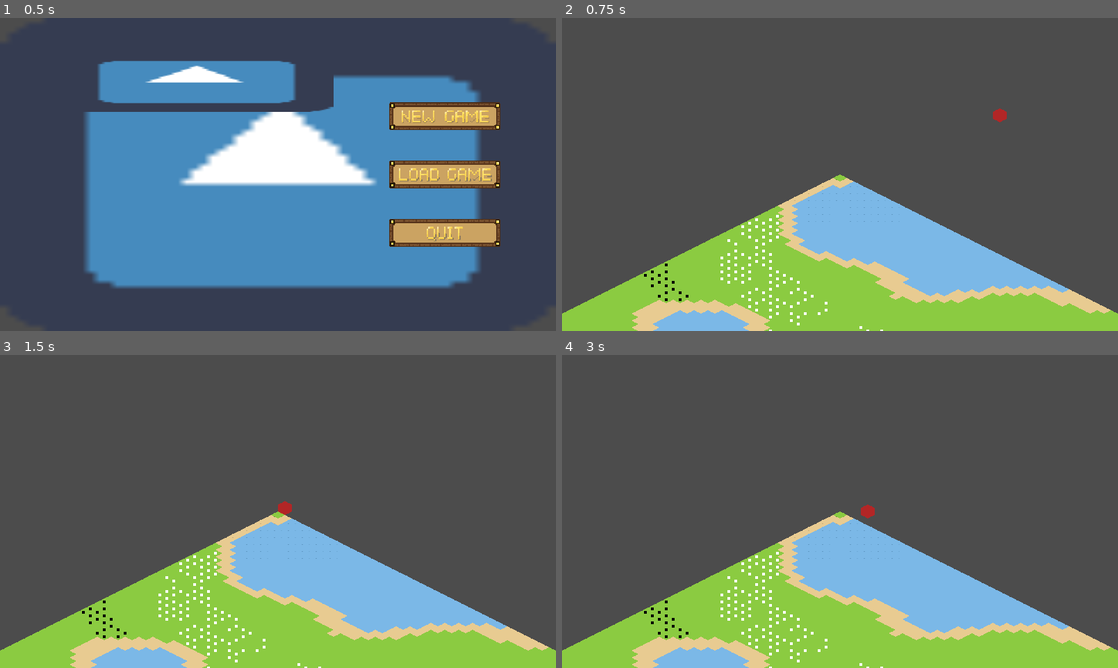
Above: before the commit, frames 1-4 (two rows, left to right).
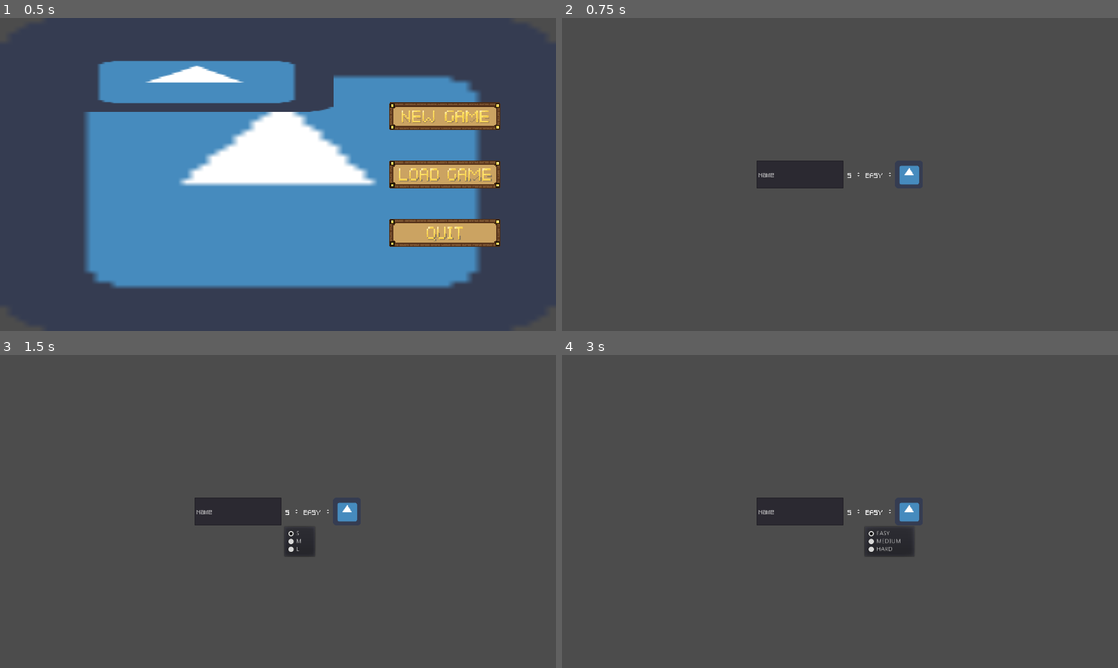
Above: after the commit, the same moments.

Repository: FilMer17/MightyTower
Game: Godot game, scene res://ui/menu/TitleMenu.tscn
Two runs of this game, one before a commit and one after it. Both use one fixed random seed, a clock stepped at 60 frames per second and the inputs below. The engine's default icon, where the game draws it, is replaced by a stand-in: a white triangle on a blue panel in a dark square.
Inputs (mouse positions are in pixels of both pictures, inside the frame that each line leads up to):
- Up to frame 1 (0.5 s): no input
- Up to frame 2 (0.75 s): click (1006, 115) at 0.5 s
- Up to frame 3 (1.5 s): click (289, 511) at 1.25 s, where only the run after the commit has a clickable "S"
- Up to frame 4 (3 s): click (878, 511) at 2 s, where only the run after the commit has a clickable "EASY"; click (878, 511) at 2.75 s, where only the run after the commit has a clickable "EASY"

Frame 1 is identical in both runs. In frame 2, 29% of the frame differs, in the area x 0-100%, y 28-100%; in frame 3, 29%; in frame 4, 30%, in the area x 0-100%, y 45-100%.

Commit message:
Scene NewGameMenu template with little functionality

Diff:
--- a/game/global/Scene.gd
+++ b/game/global/Scene.gd
@@ -2,6 +2,7 @@
 
 var scenes := {
 	"TitleScreen" : "res://ui/menu/TitleMenu.tscn",
+	"NewGameMenu" : "res://ui/menu/NewGameMenu.tscn",
 	"Game" : "res://source/game/Game.tscn"
 }
 
--- a/game/source/world/World.gd
+++ b/game/source/world/World.gd
@@ -11,7 +11,7 @@
 
 func _ready() -> void:
 	if GlobalData.selected_world["is_new"]:
-		_create_world_data("S")
+		_create_world_data(GlobalData.selected_world["size"])
 		time.change_clock_state()
 	else:
 		data = GlobalData.selected_world["world"]
--- /dev/null
+++ b/game/ui/menu/NewGameMenu.gd
@@ -0,0 +1,10 @@
+extends Control
+
+func _on_Play_pressed():
+	GlobalData.selected_world = {
+		"is_new" : true,
+		"name" : $CenterContainer/HBoxContainer/Name.text,
+		"size" : $CenterContainer/HBoxContainer/Size.text,
+		"difficulty" : $CenterContainer/HBoxContainer/Difficulty.text
+	}
+	Scene.change("Game")
--- /dev/null
+++ b/game/ui/menu/NewGameMenu.tscn
@@ -0,0 +1,74 @@
+[gd_scene load_steps=7 format=2]
+
+[ext_resource path="res://icon.png" type="Texture" id=1]
+[ext_resource path="res://graphics/font/Pixeled.ttf" type="DynamicFontData" id=2]
+[ext_resource path="res://ui/menu/NewGameMenu.gd" type="Script" id=3]
+
+[sub_resource type="DynamicFont" id=1]
+size = 10
+extra_spacing_top = -1
+font_data = ExtResource( 2 )
+
+[sub_resource type="DynamicFont" id=2]
+size = 10
+font_data = ExtResource( 2 )
+
+[sub_resource type="DynamicFont" id=3]
+size = 10
+font_data = ExtResource( 2 )
+
+[node name="NewGameMenu" type="Control"]
+anchor_right = 1.0
+anchor_bottom = 1.0
+script = ExtResource( 3 )
+__meta__ = {
+"_edit_use_anchors_": false
+}
+
+[node name="CenterContainer" type="CenterContainer" parent="."]
+anchor_right = 1.0
+anchor_bottom = 1.0
+__meta__ = {
+"_edit_use_anchors_": false
+}
+
+[node name="HBoxContainer" type="HBoxContainer" parent="CenterContainer"]
+margin_left = 447.0
+margin_top = 328.0
+margin_right = 833.0
+margin_bottom = 392.0
+
+[node name="Name" type="LineEdit" parent="CenterContainer/HBoxContainer"]
+margin_right = 200.0
+margin_bottom = 64.0
+rect_min_size = Vector2( 200, 0 )
+custom_fonts/font = SubResource( 1 )
+placeholder_text = "name"
+
+[node name="Size" type="OptionButton" parent="CenterContainer/HBoxContainer"]
+margin_left = 204.0
+margin_right = 243.0
+margin_bottom = 64.0
+custom_fonts/font = SubResource( 2 )
+text = "S"
+flat = true
+items = [ "S", null, false, 0, null, "M", null, false, 1, null, "L", null, false, 2, null ]
+selected = 0
+
+[node name="Difficulty" type="OptionButton" parent="CenterContainer/HBoxContainer"]
+margin_left = 247.0
+margin_right = 318.0
+margin_bottom = 64.0
+custom_fonts/font = SubResource( 3 )
+text = "EASY"
+flat = true
+items = [ "EASY", null, false, 0, null, "MEDIUM", null, false, 1, null, "HARD", null, false, 2, null ]
+selected = 0
+
+[node name="Play" type="TextureButton" parent="CenterContainer/HBoxContainer"]
+margin_left = 322.0
+margin_right = 386.0
+margin_bottom = 64.0
+action_mode = 0
+texture_normal = ExtResource( 1 )
+[connection signal="pressed" from="CenterContainer/HBoxContainer/Play" to="." method="_on_Play_pressed"]
--- a/game/ui/menu/TitleMenu.gd
+++ b/game/ui/menu/TitleMenu.gd
@@ -1,7 +1,7 @@
 extends Control
 
 func _on_NewGame_pressed():
-	Scene.change("Game")
+	Scene.change("NewGameMenu")
 
 func _on_Quit_pressed():
 	get_tree().quit()
